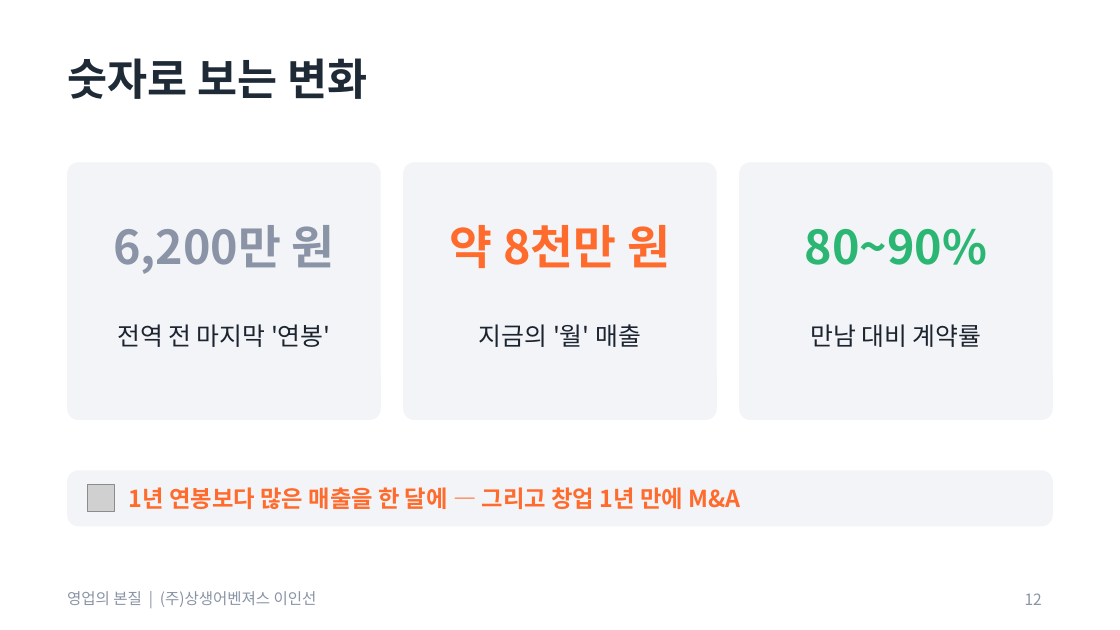
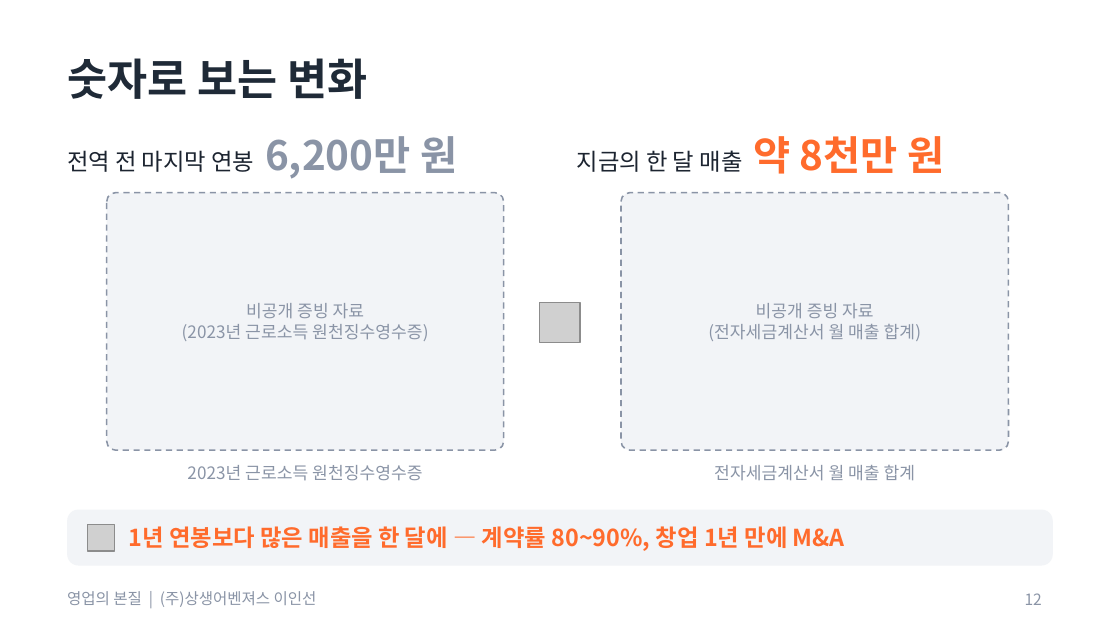
Before and after one commit to aspirinx79-crypto/cmo, a slide deck: slide 12 of docs/sales/영업의_본질_교육자료.pptx. Drawn at 1120x630 pixels with LibreOffice and Linux fonts; fonts in the diff are those of the drawing; grey boxes stand for pictures. Boxes give left, top, right and bottom in pixels: in the first picture for what was removed or moved away, otherwise in the second. Text is boxed around its words. In the diff, an @@ line names an element or a change of style, - is before the commit and + after.

```diff
--- a/docs/sales/영업의_본질_교육자료.pptx
+++ b/docs/sales/영업의_본질_교육자료.pptx
@@ text at [67, 136, 457, 179]: text changed; size 16 to 15 pt @@
-전역 전 마지막 '연봉'
+전역 전 마지막 연봉 6,200만 원
@@ text at [577, 136, 944, 174]: text changed; size 30 to 15 pt; text colour #FF6B2C to #1C2430; bold off @@
-약 8천만 원
+지금의 한 달 매출 약 8천만 원
@@ rounded rectangle removed at [403, 162, 717, 420] @@
@@ rounded rectangle at [106, 193, 503, 450]: outline none to #8A94A6 1 pt dashed; proportions changed @@
@@ rounded rectangle: place and size @@
-rounded rectangle at [67, 162, 381, 420]
+rounded rectangle at [106, 193, 503, 450]
@@ rounded rectangle: place and size @@
-rounded rectangle at [739, 162, 1053, 420]
+rounded rectangle at [622, 193, 1009, 450]
@@ rounded rectangle at [622, 193, 1009, 450]: outline none to #8A94A6 1 pt dashed; proportions changed @@
@@ text removed at [113, 225, 335, 274] @@
-6,200만 원
@@ text removed at [805, 229, 988, 265] @@
-80~90%
@@ text added at [182, 303, 428, 341], 11 pt, text #8A94A6 @@
+비공개 증빙 자료
+(2023년 근로소득 원천징수영수증)
@@ text removed at [479, 324, 641, 347] @@
-지금의 '월' 매출
@@ picture added at [540, 302, 580, 343] @@
@@ text added at [708, 303, 922, 341], 11 pt, text #8A94A6 @@
+비공개 증빙 자료
+(전자세금계산서 월 매출 합계)
@@ text removed at [810, 324, 982, 347] @@
-만남 대비 계약률
@@ text added at [187, 465, 422, 481], 11 pt, text #8A94A6 @@
+2023년 근로소득 원천징수영수증
@@ text added at [714, 465, 916, 481], 11 pt, text #8A94A6 @@
+전자세금계산서 월 매출 합계
@@ rounded rectangle: place and size @@
-rounded rectangle at [67, 470, 1053, 526]
+rounded rectangle at [67, 510, 1053, 566]
@@ picture: place and size @@
-picture at [87, 485, 114, 512]
+picture at [87, 524, 114, 551]
@@ text at [129, 526, 845, 551]: text changed @@
-1년 연봉보다 많은 매출을 한 달에 — 그리고 창업 1년 만에 M&A
+1년 연봉보다 많은 매출을 한 달에 — 계약률 80~90%, 창업 1년 만에 M&A
```
Also in this commit, not shown: 2 other slides changed, 4 other files.
